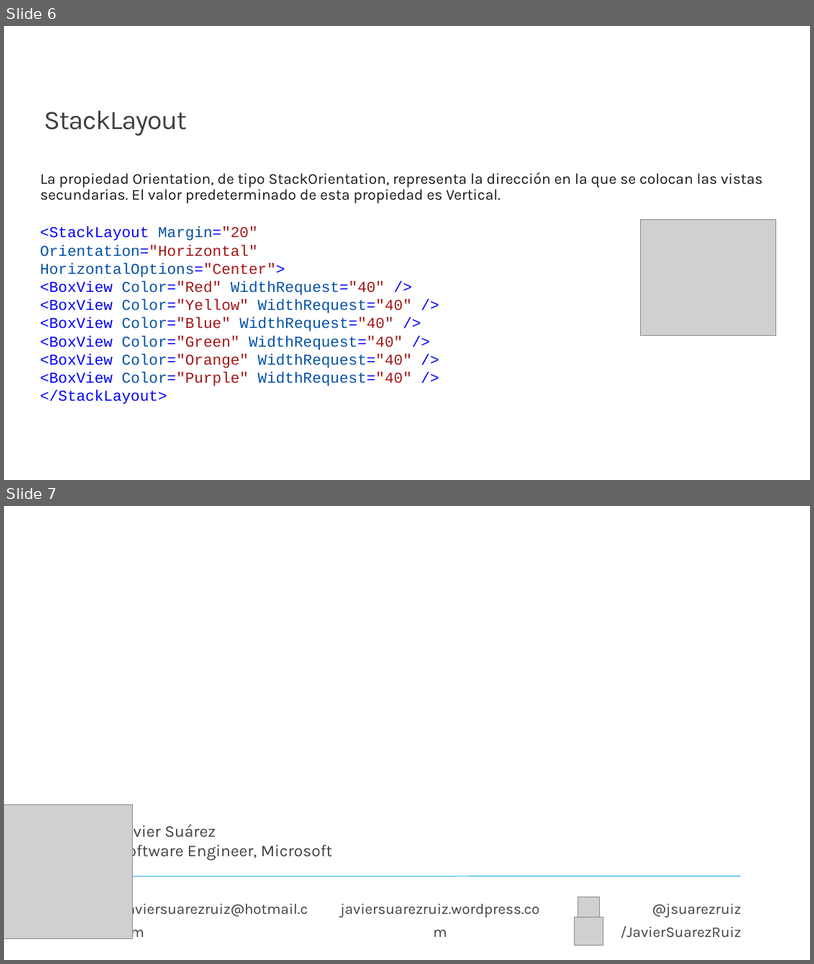
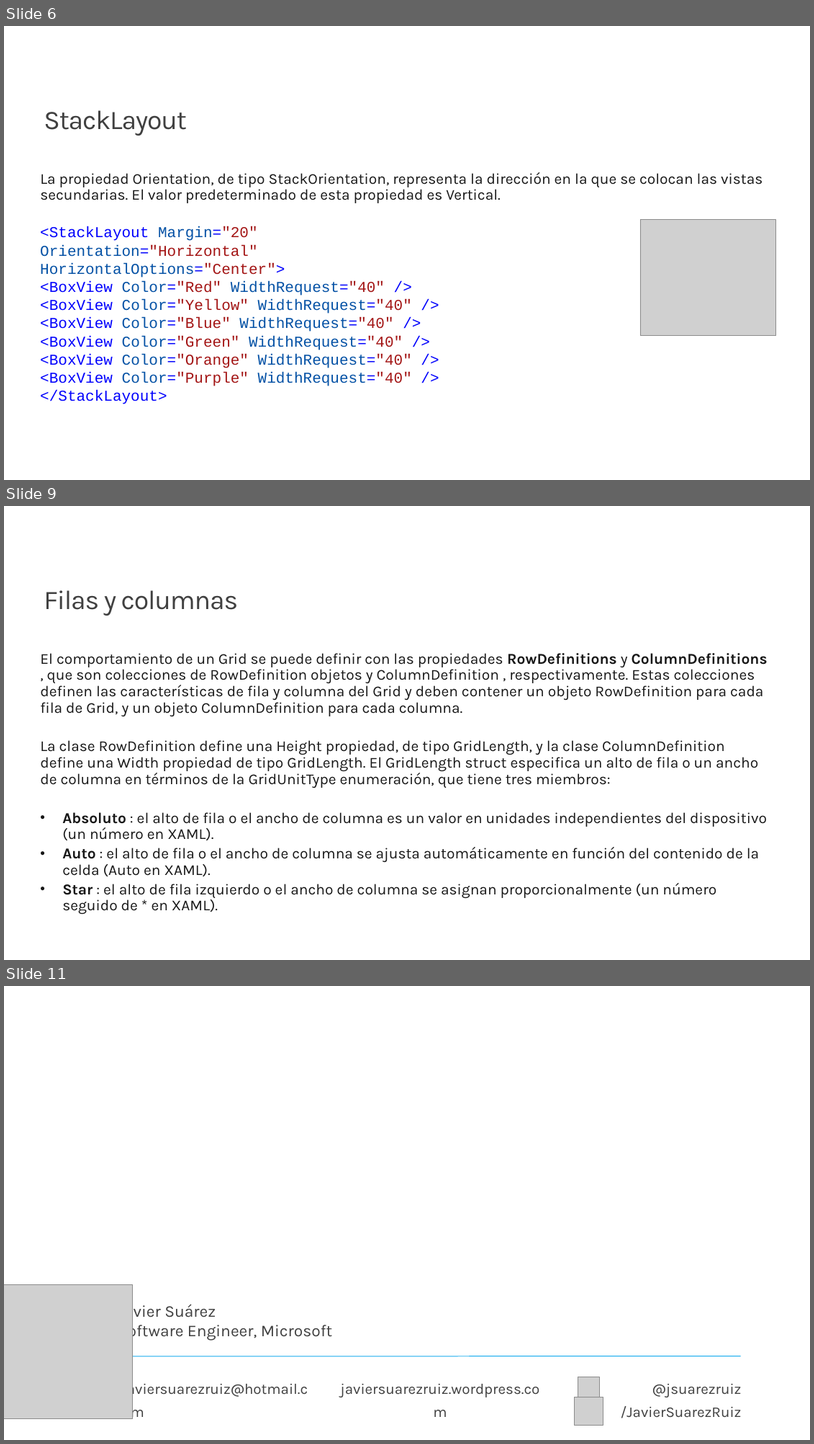
Before and after one commit to jsuarezruiz/taller-dotnet-maui, a slide deck: Bloque 4 - Creación de la UI/Taller17 - Layouts.pptx. Shown one above the other, each under a label of ours: slides 6 and 7 before the commit, slides 6, 9 and 11 after it; the slides between them are not shown. The pictures are 814x964 and 814x1444 pixels, drawn with LibreOffice and Linux fonts; fonts in the diff are those of the drawing; grey boxes stand for pictures; background and template pictures are left out. Boxes give left, top, right and bottom in pixels: in the first picture for what was removed or moved away, otherwise in the second. Text is boxed around its words. In the diff, an @@ line names an element or a change of style, - is before the commit and + after.

```diff
--- a/Bloque 4 - Creación de la UI/Taller17 - Layouts.pptx
+++ b/Bloque 4 - Creación de la UI/Taller17 - Layouts.pptx
@@ slide 9 added at (4, 506, 810, 960), background #FFFFFF @@
@@ title added at (44, 590, 238, 615), 32 pt, text #404040 @@
+Filas y columnas
@@ text added at (40, 653, 768, 914), 18 pt, text #171717 @@
+El comportamiento de un Grid se puede definir con las propiedades RowDefinitions y ColumnDefinitions , que son colecciones de RowDefinition objetos y ColumnDefinition , respectivamente. Estas colecciones definen las características de fila y columna del Grid y deben contener un objeto RowDefinition para cada fila de Grid, y un objeto ColumnDefinition para cada columna.
+La clase RowDefinition define una Height propiedad, de tipo GridLength, y la clase ColumnDefinition define una Width propiedad de tipo GridLength. El GridLength struct especifica un alto de fila o un ancho de columna en términos de la GridUnitType enumeración, que tiene tres miembros:
+• Absoluto : el alto de fila o el ancho de columna es un valor en unidades independientes del dispositivo (un número en XAML).
+• Auto : el alto de fila o el ancho de columna se ajusta automáticamente en función del contenido de la celda (Auto en XAML).
+• Star : el alto de fila izquierdo o el ancho de columna se asignan proporcionalmente (un número seguido de * en XAML).
@@ what was slide 7 is now slide 11 @@
```
Also in this commit, not shown: 3 other slides added, 2 other files.
